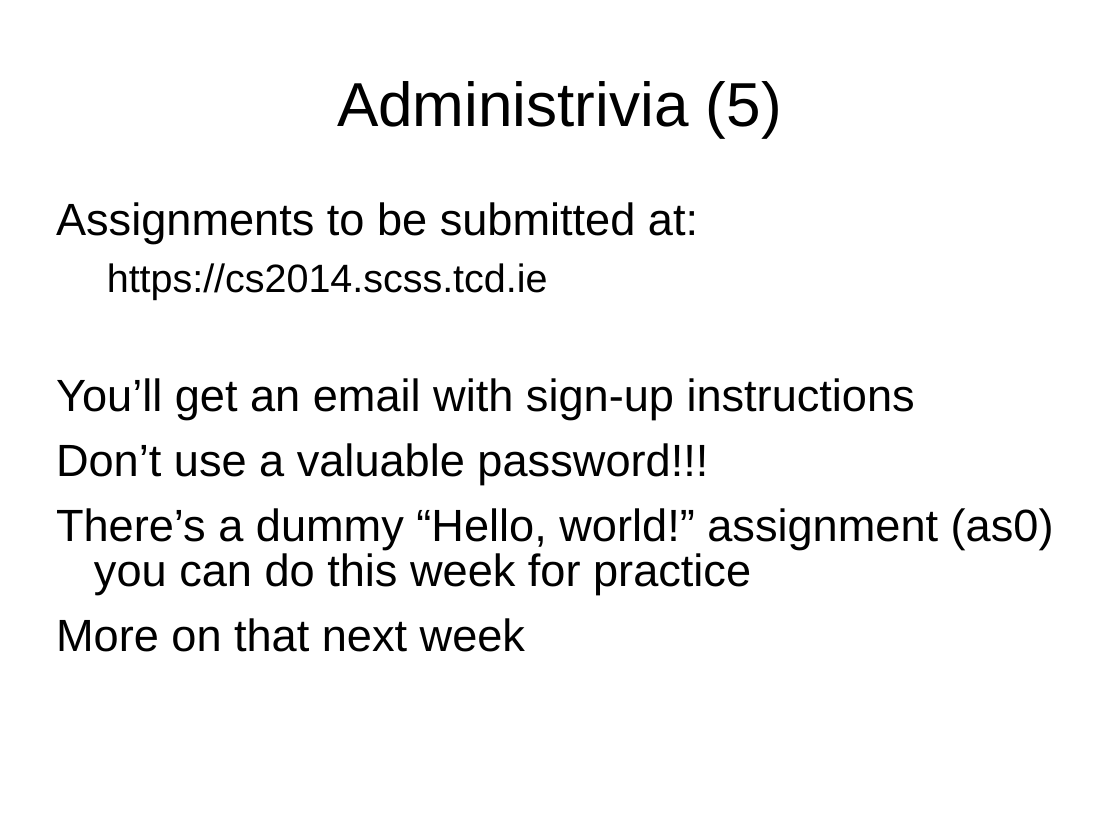
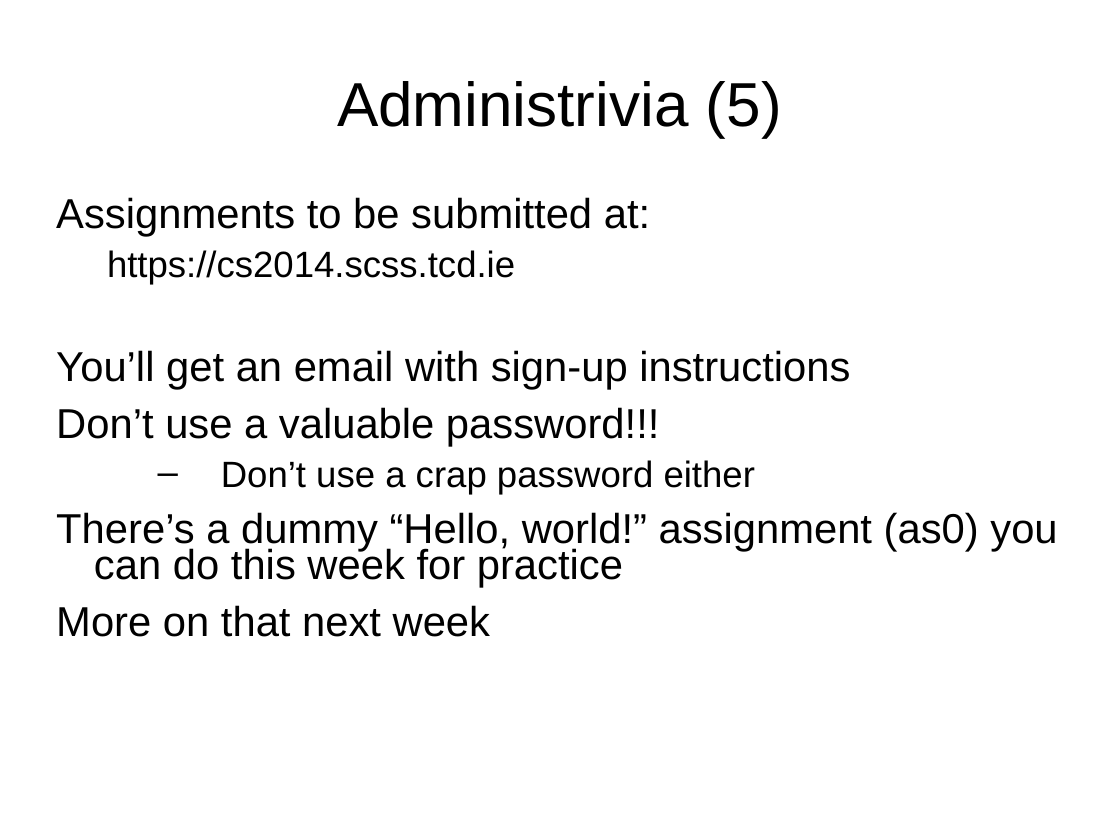
Before and after one commit to sftcd/cs2014, a slide deck: slide 8 of lectures/intro.ppt. Drawn at 1120x840 pixels with LibreOffice and Linux fonts; fonts in the diff are those of the drawing. Boxes give left, top, right and bottom in pixels: in the first picture for what was removed or moved away, otherwise in the second. Text is boxed around its words. In the diff, an @@ line names an element or a change of style, - is before the commit and + after.

Commit message:
added assignment0

```diff
--- a/lectures/intro.ppt
+++ b/lectures/intro.ppt
@@ text at box(56, 197, 1057, 637): size 32 to 29.6 pt in "Assignments to be submitted at:", "You’ll get an email with sign-up instructions", "Don’t use a valuable password!!!", "There’s a dummy “Hello, world!” assignment (as0) ..." and 1 more places; size 28 to 25.9 pt in "https://cs2014.scss.tcd.ie"; line spacing 0.83 to 0.73 @@
@@ text at box(221, 460, 755, 494): paragraph added @@
+  – Don’t use a crap password either
```
Also in this commit, not shown: 10 other slides changed, 9 other files.
